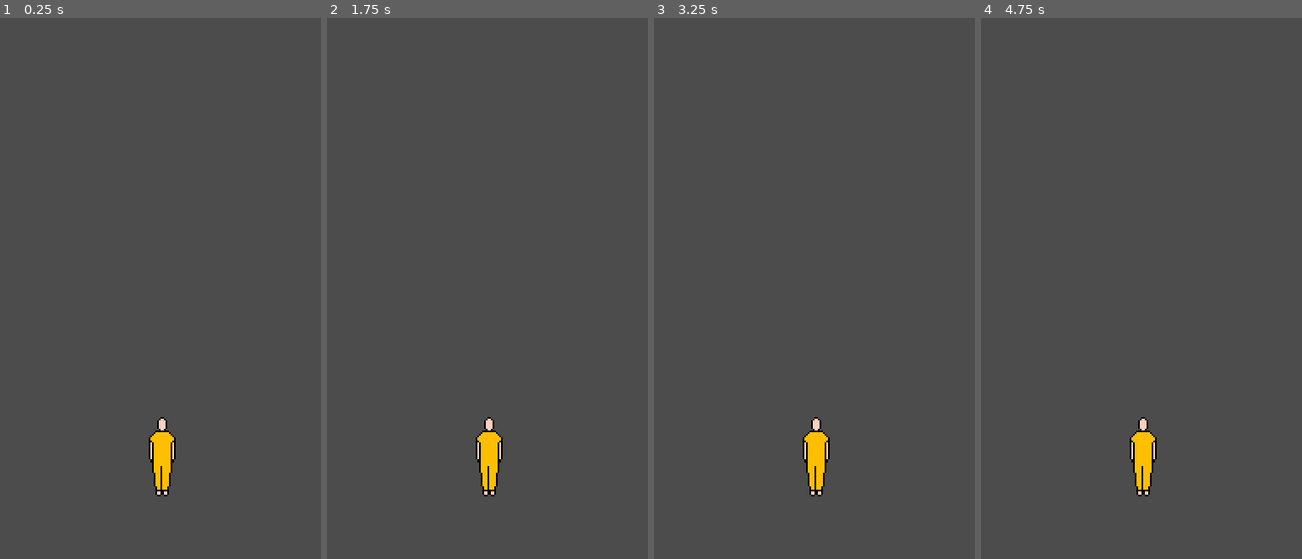
Above: before the commit, frames 1-4 (left to right).
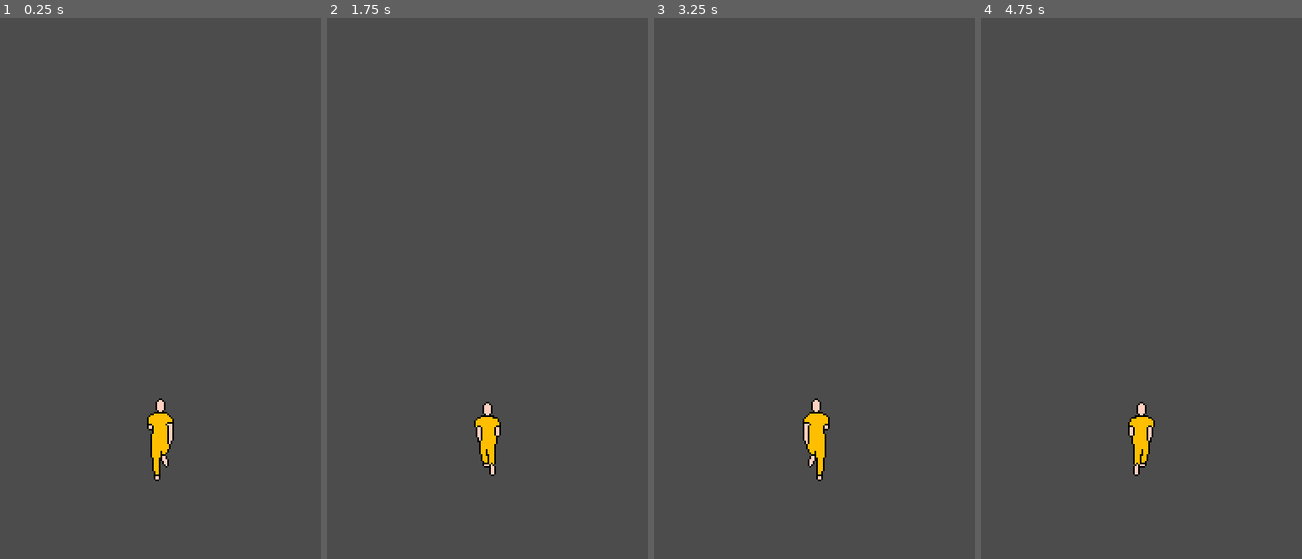
Above: after the commit, the same moments.

Repository: rodigu/corre-metro
Game: Godot game, scene res://src/Jogo.tscn
The game is run twice, just before and just after one commit, with the same random seed, the same clock (stepped at 60 frames per second) and the same inputs.
Inputs (mouse positions are in pixels of both pictures, inside the frame that each line leads up to):
- Up to frame 1 (0.25 s): no input
- Up to frame 2 (1.75 s): move the mouse to (558, 261) at 0.52 s; click (558, 261) at 0.67 s; move the mouse to (423, 315) at 1.27 s; click (423, 315) at 1.42 s
- Up to frame 3 (3.25 s): move the mouse to (846, 169) at 2.02 s; click (846, 169) at 2.17 s; move the mouse to (798, 396) at 2.77 s; click (798, 396) at 2.92 s
- Up to frame 4 (4.75 s): move the mouse to (1237, 369) at 3.52 s; click (1237, 369) at 3.67 s; move the mouse to (1045, 207) at 4.27 s; click (1045, 207) at 4.42 s

The runs differ from the first frame. In frame 1, 0.9% of the frame differs, in the area x 45-55%, y 70-89%; in frame 2, 0.9%; in frame 3, 0.8%; in frame 4, 0.8%.

Commit message:
squashing

Diff:
--- a/src/Espremedor.gd
+++ b/src/Espremedor.gd
@@ -1,7 +1,7 @@
 extends Node
 
-export var tempo_espremido = 2
-export var tempo_espremindo = .2
+export var tempo_espremido = .8
+export var tempo_espremindo = .1
 export var escala_espremida = Vector2(1, .5)
 
 var escala_original: Vector2 = Vector2(1, 1)
@@ -15,34 +15,38 @@
 var estagio = 0
 var espremido: Node2D = null
 
+signal desespremido
+
 
 func _ready():
 	pass
 
 
 func _process(delta):
-	if not espremido:
+	if espremido == null:
 		return
 
 	tempo_passado += delta
 
-	if tempo_passado >= tempo_espremindo:
+	if tempo_passado >= tempo_espremido + tempo_espremindo * 2:
+		espremido.scale.x = escala_original.x
+		espremido.scale.y = escala_original.y
+		espremido = null
+		emit_signal("desespremido")
+		return
+	elif tempo_passado >= tempo_espremido + tempo_espremindo:
+		estagio = 2
+	elif tempo_passado >= tempo_espremindo:
 		estagio = 1
-	elif tempo_passado >= tempo_espremido + tempo_espremido:
-		estagio = 2
-	else:
-		estagio = 0
-		espremido.scale = escala_original
-		espremido = null
 
-	if estagio == 0: espremido.scale += velocidade
+	if estagio == 0: espremido.scale += velocidade * delta
 	elif estagio == 1: espremido.scale = escala_espremida
-	elif estagio == 2: espremido.scale -= velocidade
+	elif estagio == 2: espremido.scale -= velocidade * delta
 
 
 func espremer(nodulo: Node2D):
 	espremido = nodulo
 	estagio = 0
 	escala_original = espremido.scale
-	velocidade = (espremido.scale - escala_espremida) / tempo_espremindo
+	velocidade = (escala_espremida - espremido.scale) / tempo_espremindo
 	tempo_passado = 0
--- a/src/Jogador.gd
+++ b/src/Jogador.gd
@@ -6,6 +6,7 @@
 # var b = "text"
 onready var controle_toque = $ToqueDeslize
 onready var espremedor = $Espremedor
+onready var animacoes = $SpriteJogador
 
 # Called when the node enters the scene tree for the first time.
 func _ready():
@@ -20,3 +21,10 @@
 func _on_ToqueDeslize_deslizar(direcao):
 	if direcao == controle_toque.direcoes.baixo:
 		espremedor.espremer(self)
+		animacoes.animation = 'agir'
+	elif direcao == controle_toque.direcoes.cima:
+		pass
+
+
+func _on_Espremedor_desespremido():
+		animacoes.animation = 'correr'
--- a/src/Jogo.tscn
+++ b/src/Jogo.tscn
@@ -1,9 +1,11 @@
-[gd_scene load_steps=12 format=2]
+[gd_scene load_steps=14 format=2]
 
 [ext_resource path="res://assets/spritesheet_50x50.png" type="Texture" id=1]
 [ext_resource path="res://src/ToqueDeslize.gd" type="Script" id=2]
 [ext_resource path="res://src/Espremedor.gd" type="Script" id=3]
 [ext_resource path="res://src/Jogador.gd" type="Script" id=4]
+[ext_resource path="res://src/SpriteJogador.gd" type="Script" id=5]
+[ext_resource path="res://src/Pulador.gd" type="Script" id=6]
 
 [sub_resource type="AtlasTexture" id=6]
 atlas = ExtResource( 1 )
@@ -48,14 +50,17 @@
 current = true
 
 [node name="Jogador" type="Node2D" parent="."]
-position = Vector2( 0, 200 )
+position = Vector2( 0, 220 )
 script = ExtResource( 4 )
 
 [node name="SpriteJogador" type="AnimatedSprite" parent="Jogador"]
 scale = Vector2( 2, 2 )
 frames = SubResource( 5 )
-animation = "agir"
+animation = "correr"
+frame = 2
 playing = true
+offset = Vector2( 0, -20 )
+script = ExtResource( 5 )
 
 [node name="ToqueDeslize" type="Node" parent="Jogador"]
 script = ExtResource( 2 )
@@ -63,9 +68,16 @@
 [node name="Espremedor" type="Node" parent="Jogador"]
 script = ExtResource( 3 )
 
+[node name="Tween" type="Tween" parent="Jogador/Espremedor"]
+
 [node name="Area2D" type="Area2D" parent="Jogador"]
+position = Vector2( 0, -40 )
 
 [node name="CollisionShape2D" type="CollisionShape2D" parent="Jogador/Area2D"]
 shape = SubResource( 7 )
 
+[node name="Pulador" type="Node" parent="."]
+script = ExtResource( 6 )
+
 [connection signal="deslizar" from="Jogador/ToqueDeslize" to="Jogador" method="_on_ToqueDeslize_deslizar"]
+[connection signal="desespremido" from="Jogador/Espremedor" to="Jogador" method="_on_Espremedor_desespremido"]
--- /dev/null
+++ b/src/Pulador.gd
@@ -0,0 +1,18 @@
+extends Node
+
+
+# Declare member variables here. Examples:
+# var a = 2
+# var b = "text"
+
+# Called when the node enters the scene tree for the first time.
+func _ready():
+	pass # Replace with function body.
+
+
+# Called every frame. 'delta' is the elapsed time since the previous frame.
+func _process(delta):
+	pass
+
+func pular(nodulo: Node2D):
+	pass
--- /dev/null
+++ b/src/SpriteJogador.gd
@@ -0,0 +1,16 @@
+extends AnimatedSprite
+
+
+# Declare member variables here. Examples:
+# var a = 2
+# var b = "text"
+
+
+# Called when the node enters the scene tree for the first time.
+func _ready():
+	pass # Replace with function body.
+
+
+# Called every frame. 'delta' is the elapsed time since the previous frame.
+#func _process(delta):
+#	pass
Not shown, added: export_presets.cfg
Not shown, added: exports/html/Corre Metro.apple-touch-icon.png.import
Not shown, added: exports/html/Corre Metro.icon.png.import
Not shown, added: exports/html/Corre Metro.png.import
Not shown, added: exports/html/Corre Metro.apple-touch-icon.png
Not shown, added: exports/html/Corre Metro.audio.worklet.js
Not shown, added: exports/html/Corre Metro.html
Not shown, added: exports/html/Corre Metro.icon.png
Not shown, added: exports/html/Corre Metro.js
Not shown, added: exports/html/Corre Metro.pck
Not shown, added: exports/html/Corre Metro.png
Not shown, added: exports/html/Corre Metro.wasm
